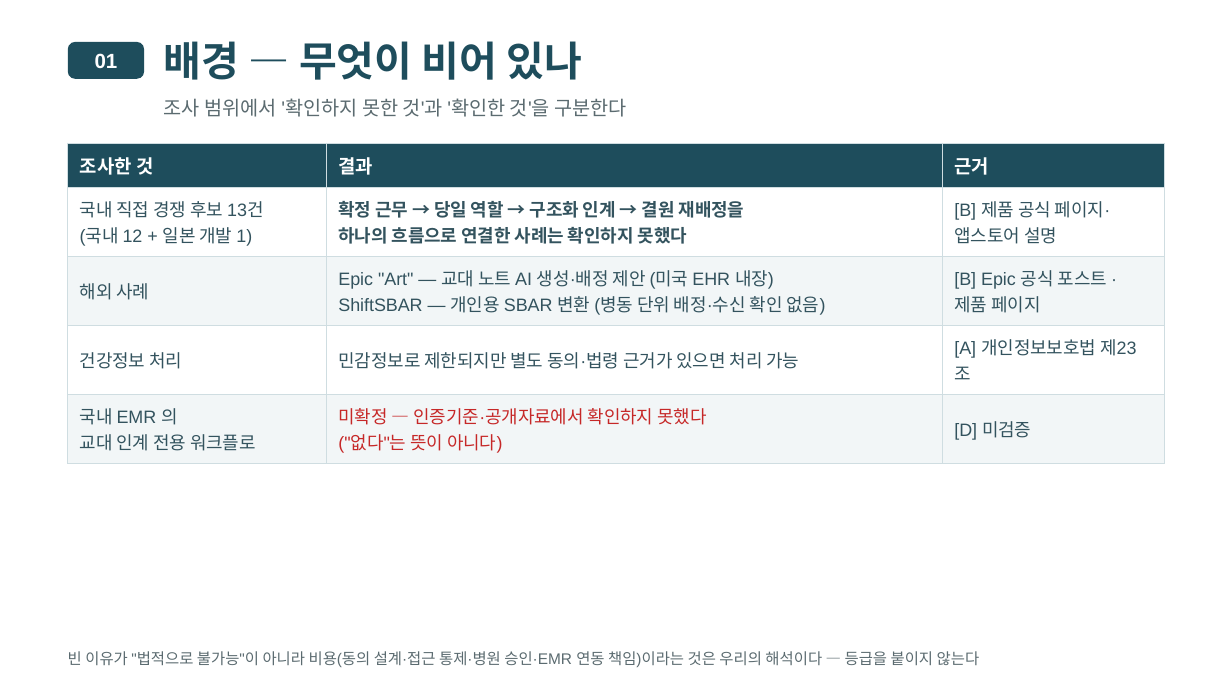
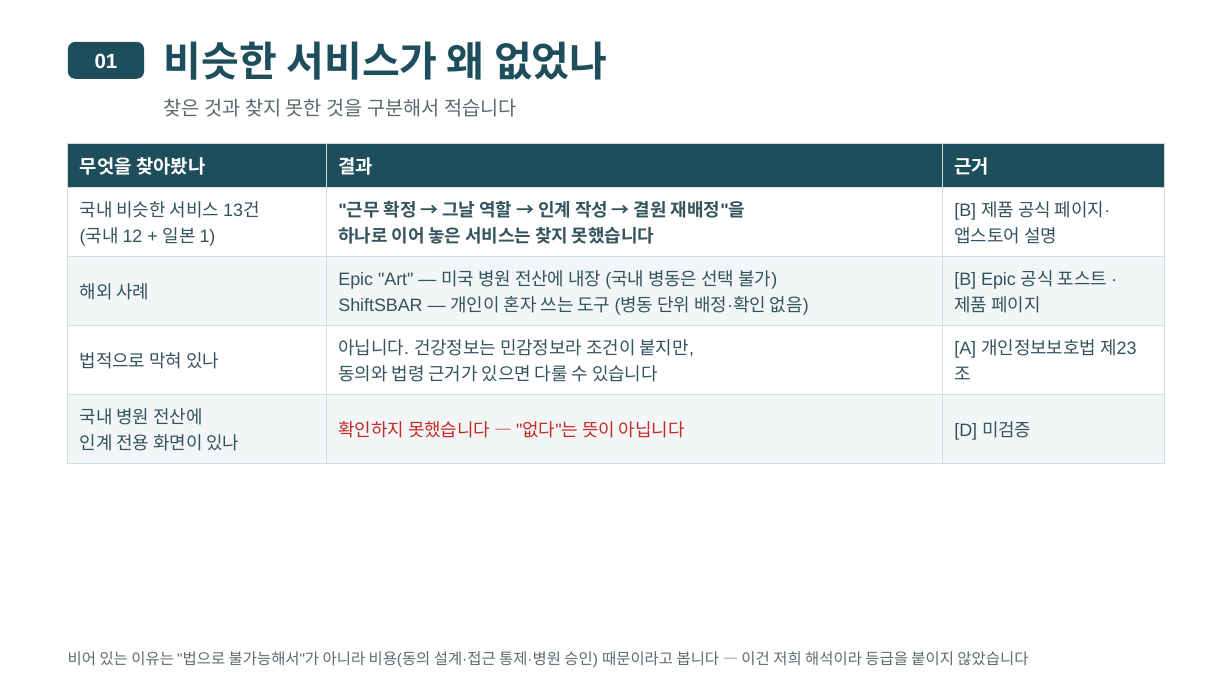
Before and after one commit to wodnjs2020136144/skala-webservice-mini, a slide deck: slide 5 of deliverables/10반_황재원_너와나의인계고리-개요.pptx (slide 4 before the commit). Drawn at 1232x693 pixels with LibreOffice and Linux fonts; fonts in the diff are those of the drawing. Boxes give left, top, right and bottom in pixels: in the first picture for what was removed or moved away, otherwise in the second. Text is boxed around its words. In the diff, an @@ line names an element or a change of style, - is before the commit and + after.

```diff
--- a/deliverables/10반_황재원_너와나의인계고리-개요.pptx
+++ b/deliverables/10반_황재원_너와나의인계고리-개요.pptx
@@ text at (164, 41, 607, 80): text changed @@
-배경 — 무엇이 비어 있나
+비슷한 서비스가 왜 없었나
@@ text at (164, 98, 517, 117): text changed @@
-조사 범위에서 '확인하지 못한 것'과 '확인한 것'을 구분한다
+찾은 것과 찾지 못한 것을 구분해서 적습니다
@@ table at (68, 143, 1164, 455) @@
-row 1, column 1: 조사한 것
+row 1, column 1: 무엇을 찾아봤나
-row 2, column 1: 국내 직접 경쟁 후보 13건 / (국내 12 + 일본 개발 1)
+row 2, column 1: 국내 비슷한 서비스 13건 / (국내 12 + 일본 1)
@@ row 2, column 2: "확정 근무 → 당일 역할 → 구조화 인계 → 결원 재배정을 / 하나의 흐름으로 연결한 사례는 확인하지 못했다" to ""근무 확정 → 그날 역할 → 인계 작성 → 결원 재배정"을 / 하나로 이어 놓은 서비스는 찾지 못했습니다" @@
@@ row 3, column 2: "Epic "Art" — 교대 노트 AI 생성·배정 제안 (미국 EHR 내장) / ShiftSBAR — 개인용 SBAR 변환 (병동 단위 배정·수신 확인 없음)" to "Epic "Art" — 미국 병원 전산에 내장 (국내 병동은 선택 불가) / ShiftSBAR — 개인이 혼자 쓰는 도구 (병동 단위 배정·확인 없음)" @@
-row 4, column 1: 건강정보 처리
+row 4, column 1: 법적으로 막혀 있나
-row 4, column 2: 민감정보로 제한되지만 별도 동의·법령 근거가 있으면 처리 가능
+row 4, column 2: 아닙니다. 건강정보는 민감정보라 조건이 붙지만, / 동의와 법령 근거가 있으면 다룰 수 있습니다
-row 5, column 1: 국내 EMR 의 / 교대 인계 전용 워크플로
+row 5, column 1: 국내 병원 전산에 / 인계 전용 화면이 있나
@@ row 5, column 2: "미확정 — 인증기준·공개자료에서 확인하지 못했다 / ("없다"는 뜻이 아니다)" to "확인하지 못했습니다 — "없다"는 뜻이 아닙니다" @@
@@ text at (68, 651, 1028, 667): text changed @@
-빈 이유가 "법적으로 불가능"이 아니라 비용(동의 설계·접근 통제·병원 승인·EMR 연동 책임)이라는 것은 우리의 해석이다 — 등급을 붙이지 않는다
+비어 있는 이유는 "법으로 불가능해서"가 아니라 비용(동의 설계·접근 통제·병원 승인) 때문이라고 봅니다 — 이건 저희 해석이라 등급을 붙이지 않았습니다
```
Also in this commit, not shown: 23 other slides changed, 10 slides added, 4 slides removed, 29 other files.
